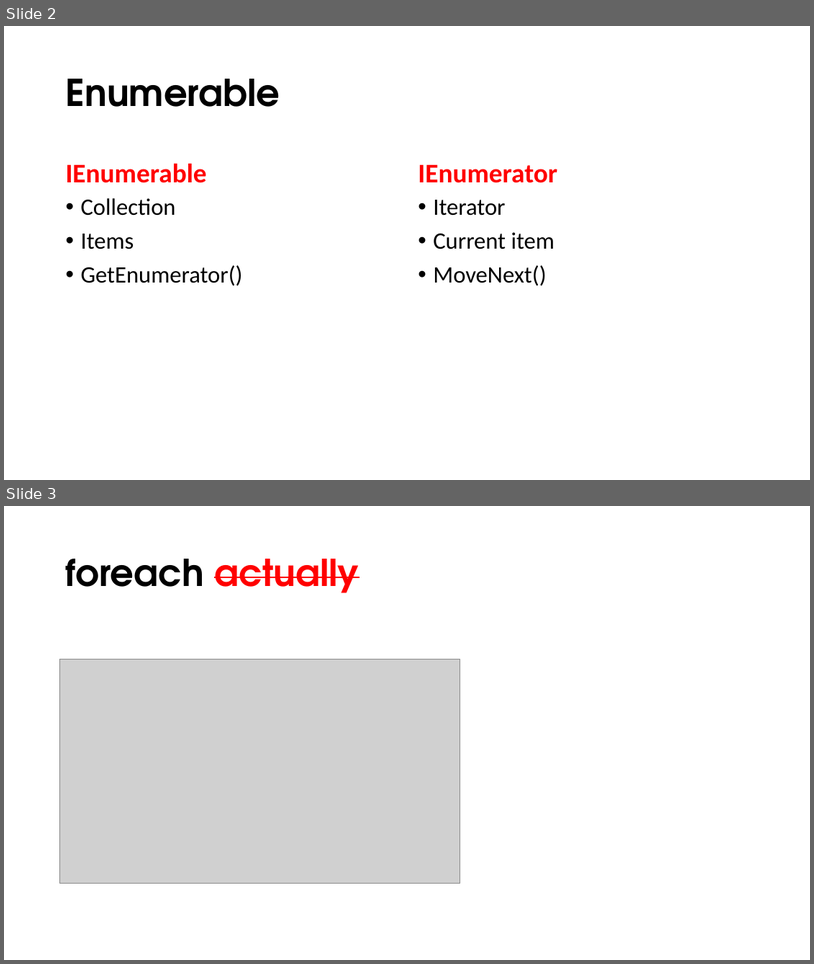
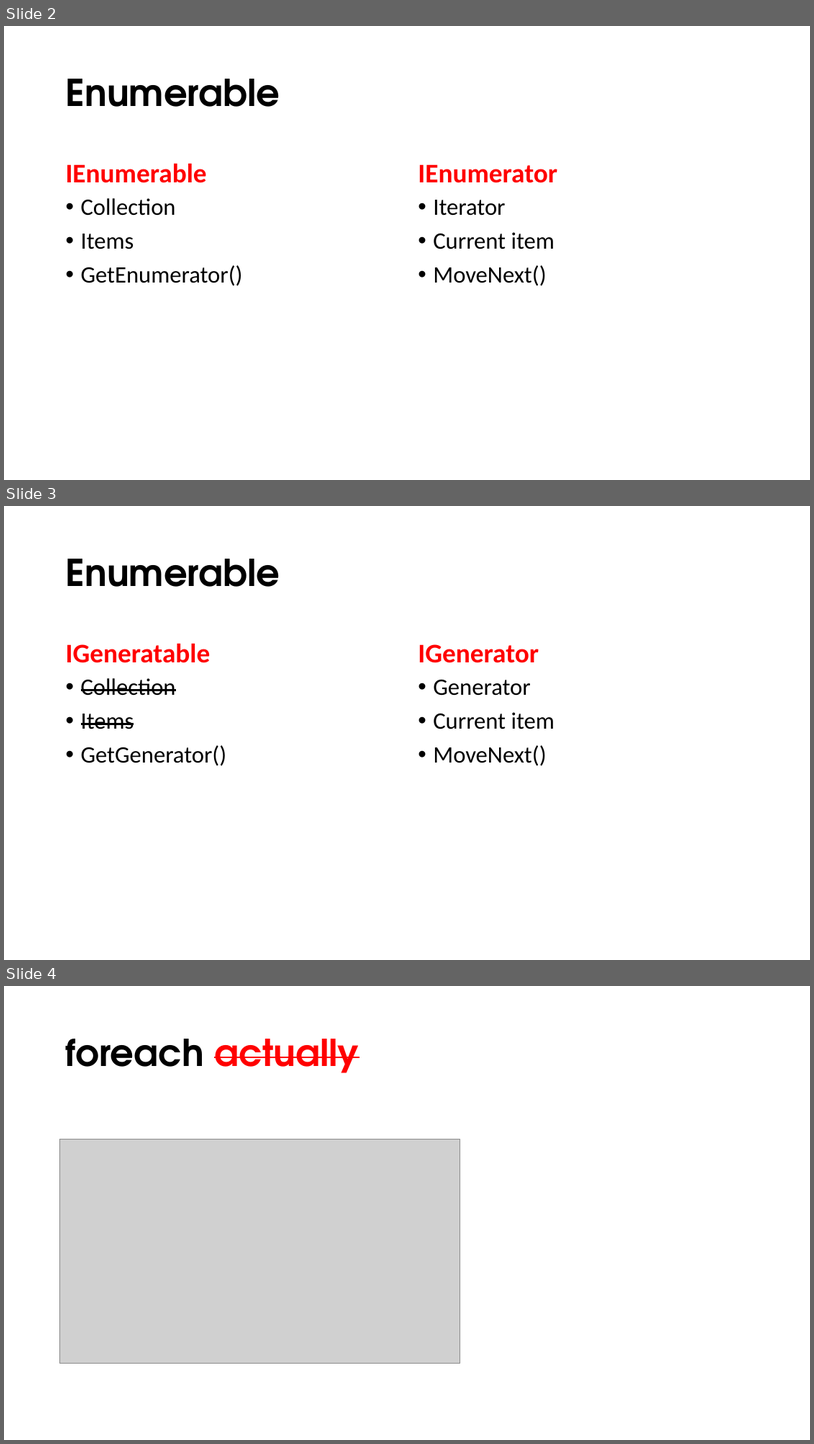
Before and after one commit to GoranSiska/IEnumerableConsideredHarmful, a slide deck: IEnumerable considered harmful.pptx. Shown one above the other, each under a label of ours: slides 2 and 3 before the commit, slides 2, 3 and 4 after it. The pictures are 814x964 and 814x1444 pixels, drawn with LibreOffice and Linux fonts; fonts in the diff are those of the drawing; grey boxes stand for pictures; background and template pictures are left out. Boxes give left, top, right and bottom in pixels: in the first picture for what was removed or moved away, otherwise in the second. Text is boxed around its words. In the diff, an @@ line names an element or a change of style, - is before the commit and + after.

```diff
--- a/IEnumerable considered harmful.pptx
+++ b/IEnumerable considered harmful.pptx
@@ slide 3 added at <box>4,506,810,960</box>, background #FFFFFF @@
@@ title added at <box>66,559,280,587</box>, 44 pt, text #000000, bold @@
+Enumerable
@@ text added at <box>66,643,211,663</box>, 32 pt, text #FF0000, bold @@
+IGeneratable
@@ text added at <box>418,644,539,663</box>, 32 pt, text #FF0000, bold @@
+IGenerator
@@ text added at <box>81,678,227,766</box>, 28 pt, text #000000, strikethrough @@
+• Collection
+• Items
+• GetGenerator()
@@ text added at <box>433,679,555,766</box>, 28 pt, text #000000 @@
+• Generator
+• Current item
+• MoveNext()
@@ what was slide 3 is now slide 4 @@
```
Also in this commit, not shown: 1 slide changed, 1 other slide added, 1 other file.
